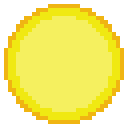
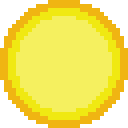
Comparing the layer stacks of the two w=128, h=128 images. Changes:
painted on "Fondo" (2nd of 3, in "Sol") over box(0, 0, 128, 128)
